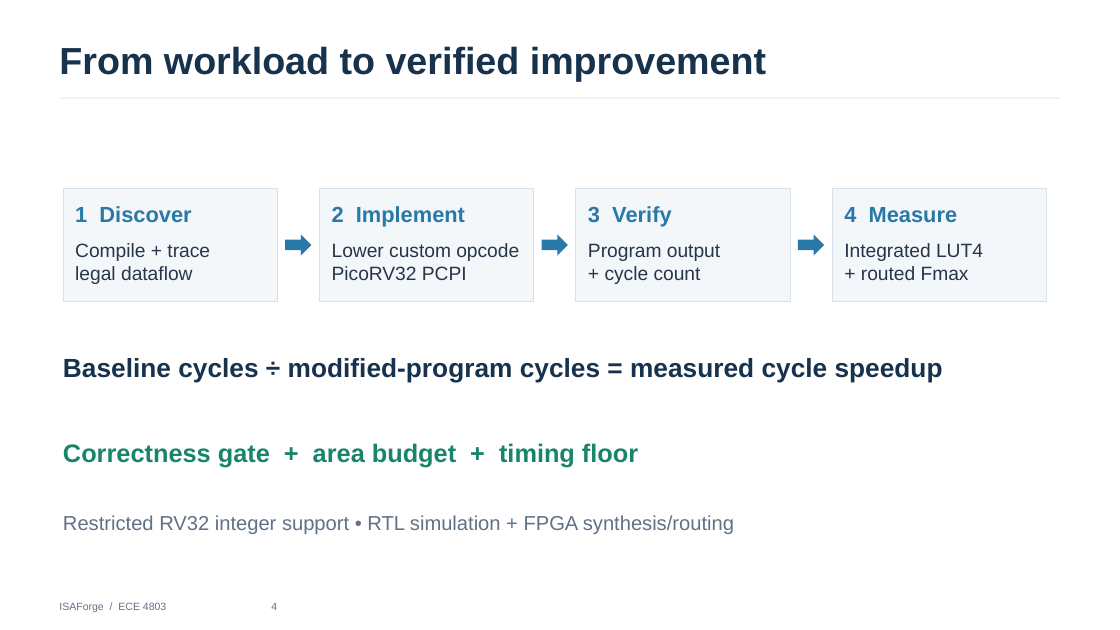
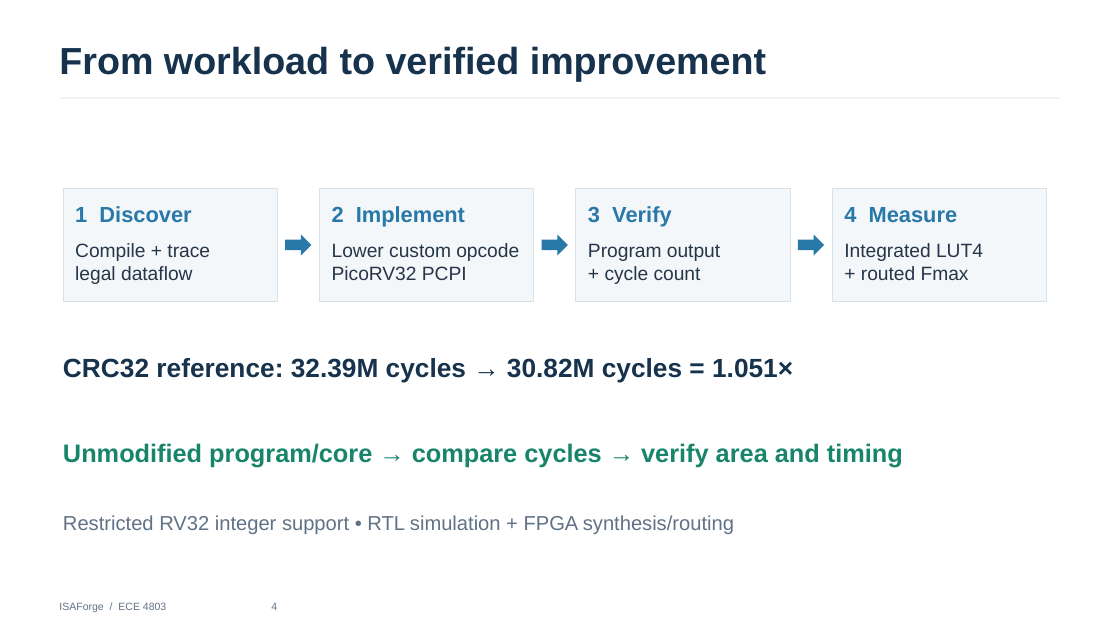
Before and after one commit to jas0nriverah/agentic-riscv-codesign, a slide deck: slide 4 of submissions/midterm-2026-10-28/isaforge-midterm-progress-slides-final.pptx. Drawn at 1120x630 pixels with LibreOffice and Linux fonts; fonts in the diff are those of the drawing. Boxes give left, top, right and bottom in pixels: in the first picture for what was removed or moved away, otherwise in the second. Text is boxed around its words. In the diff, an @@ line names an element or a change of style, - is before the commit and + after.

Commit message:
Document Codex effort and clarify measured CRC32 baseline in slides

```diff
--- a/submissions/midterm-2026-10-28/isaforge-midterm-progress-slides-final.pptx
+++ b/submissions/midterm-2026-10-28/isaforge-midterm-progress-slides-final.pptx
@@ text at [63,358,793,382]: text changed @@
-Baseline cycles ÷ modified-program cycles = measured cycle speedup
+CRC32 reference: 32.39M cycles → 30.82M cycles = 1.051×
@@ text at [63,443,903,468]: text changed @@
-Correctness gate + area budget + timing floor
+Unmodified program/core → compare cycles → verify area and timing
```
Also in this commit, not shown: 4 other slides changed, 4 other files.
